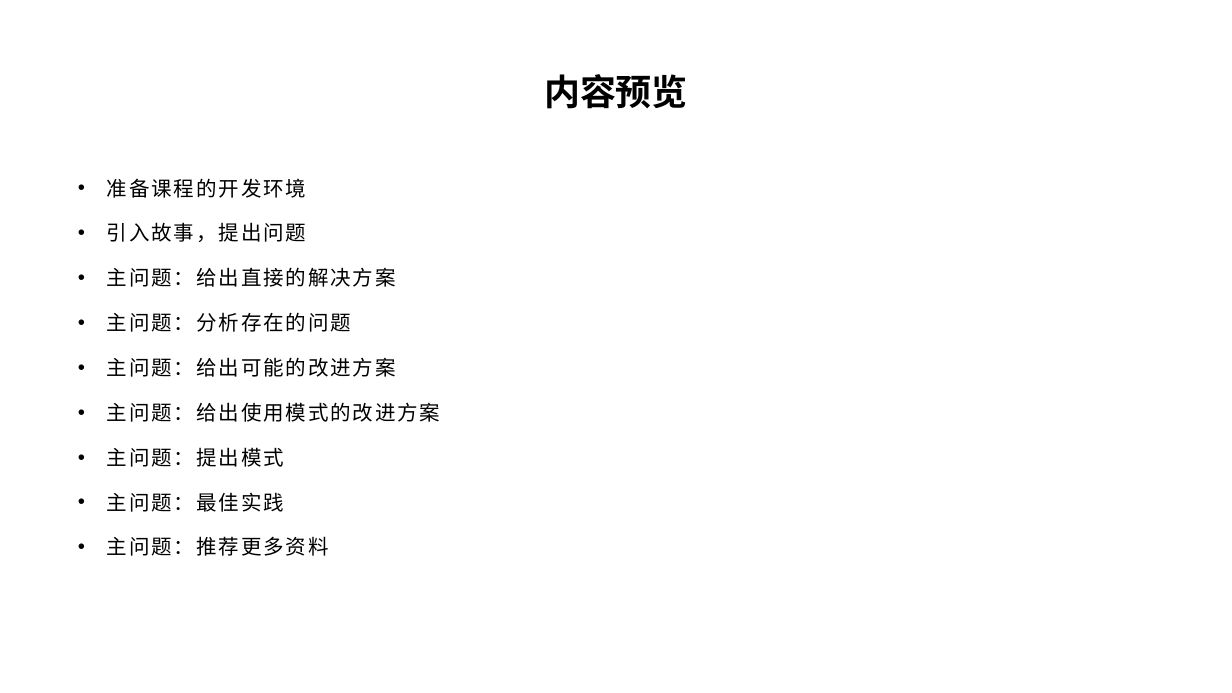
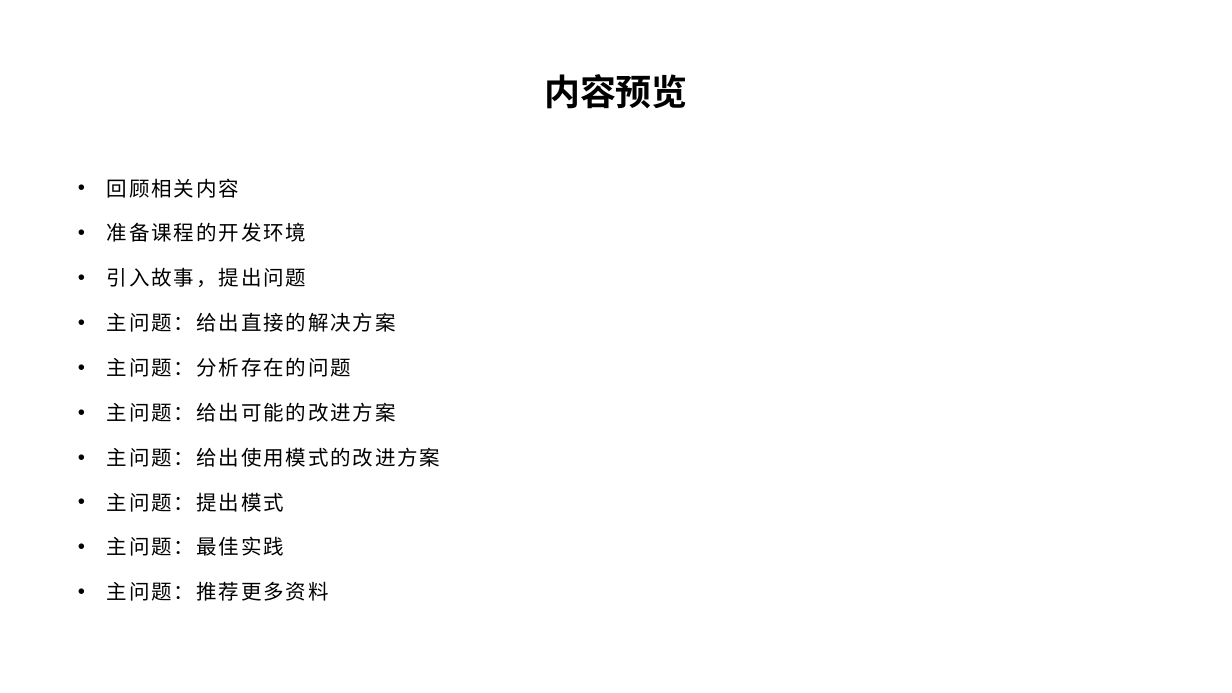
Before and after one commit to yyc-git/3DProgramPattern, a slide deck: slide 3 of packages/依赖隔离模式/依赖隔离模式.pptx. Drawn at 1232x693 pixels with LibreOffice and Linux fonts; fonts in the diff are those of the drawing; background and template pictures are left out. Boxes give left, top, right and bottom in pixels: in the first picture for what was removed or moved away, otherwise in the second. Text is boxed around its words. In the diff, an @@ line names an element or a change of style, - is before the commit and + after.

```diff
--- a/packages/依赖隔离模式/依赖隔离模式.pptx
+++ b/packages/依赖隔离模式/依赖隔离模式.pptx
@@ text at [107,178,239,198]: paragraph added @@
+• 回顾相关内容
```
Also in this commit, not shown: 2 other files.
